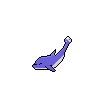
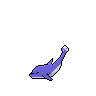
The second (96, 96) image is a revision of the first. Changes to its layers:
painted on "Layer 1" over [29, 36, 72, 81]
